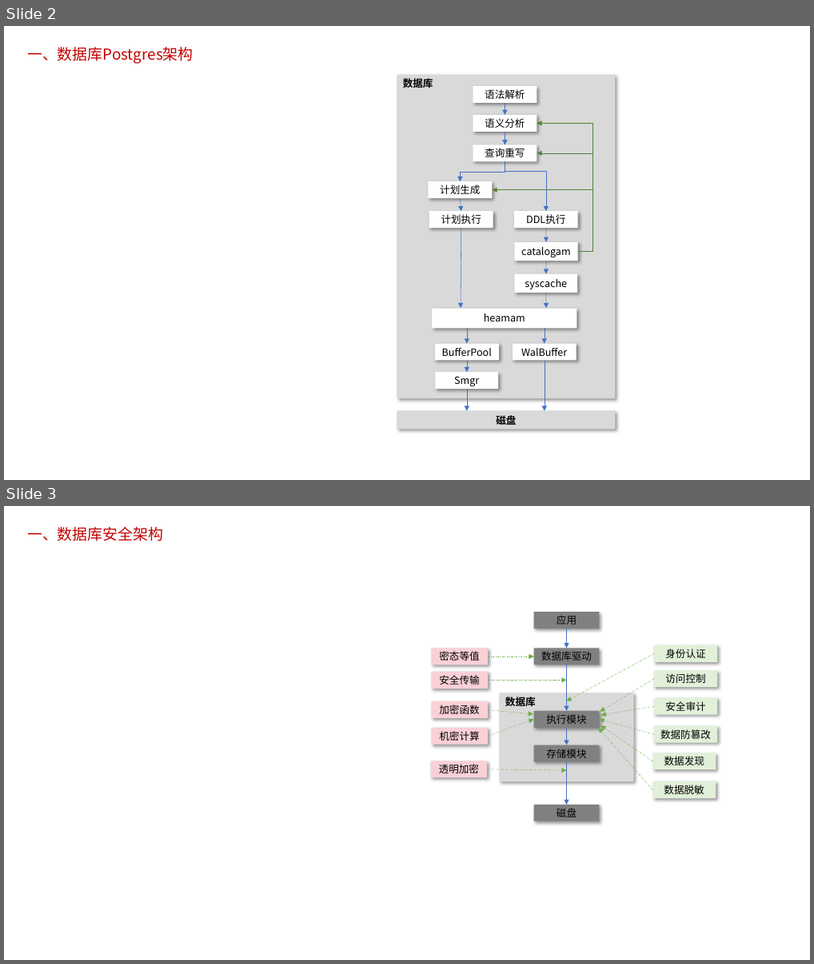
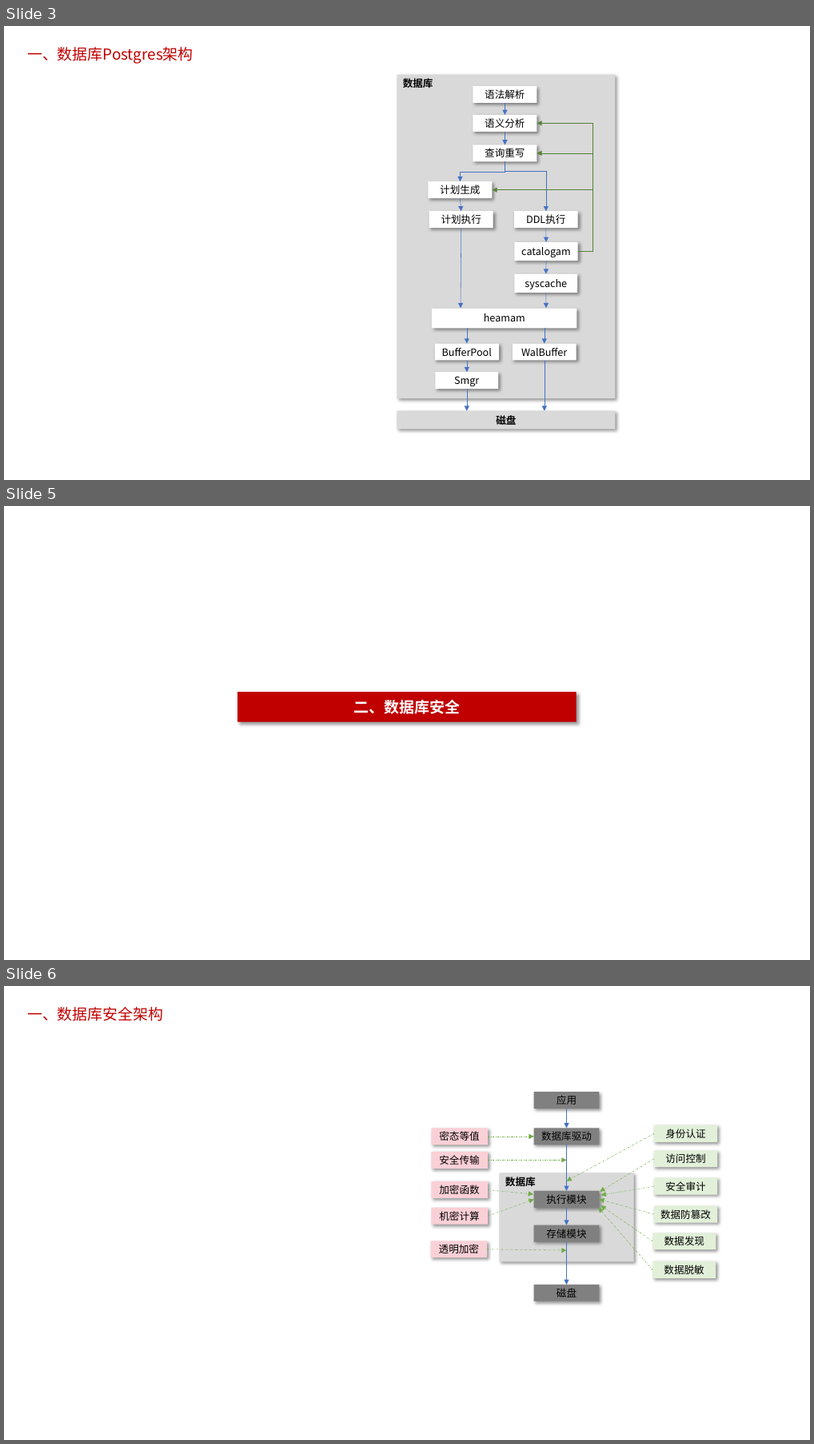
Before and after one commit to poorkk/lorand, a slide deck: source/doc/数据库安全.pptx. Shown one above the other, each under a label of ours: slides 2 and 3 before the commit, slides 3, 5 and 6 after it; the slides between them are not shown. The pictures are 814x964 and 814x1444 pixels, drawn with LibreOffice and Linux fonts; fonts in the diff are those of the drawing. Boxes give left, top, right and bottom in pixels: in the first picture for what was removed or moved away, otherwise in the second. Text is boxed around its words. In the diff, an @@ line names an element or a change of style, - is before the commit and + after.

```diff
--- a/source/doc/数据库安全.pptx
+++ b/source/doc/数据库安全.pptx
@@ slide 5 added at bbox=[4, 506, 810, 960], background #FFFFFF @@
@@ rectangle added at bbox=[238, 692, 577, 722], fill #C00000, 18 pt, text #FFFFFF, bold @@
+二、数据库安全
@@ what was slide 2 is now slide 3 @@
@@ what was slide 3 is now slide 6 @@
```
Also in this commit, not shown: 2 other slides added, 1 other file.
